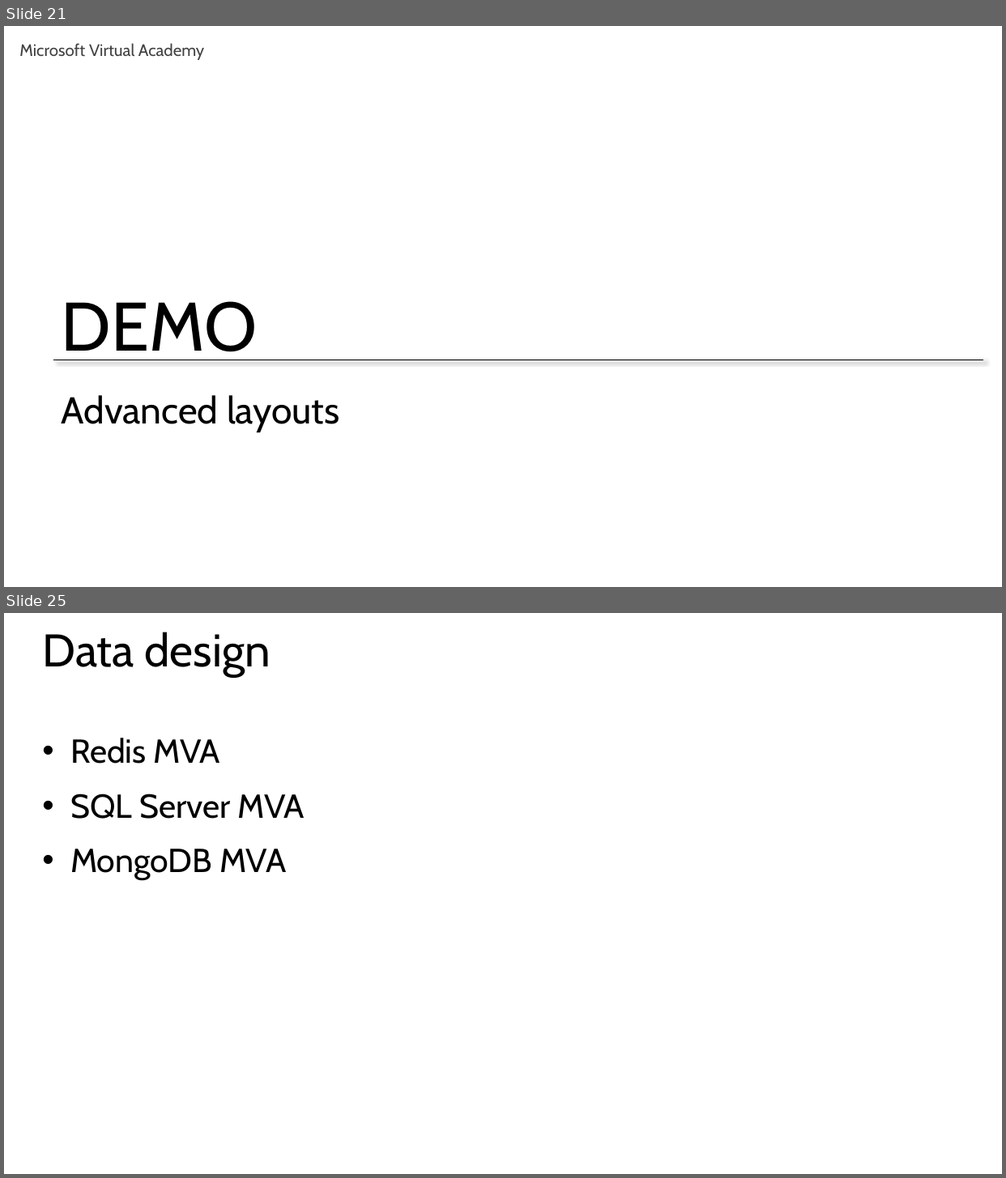
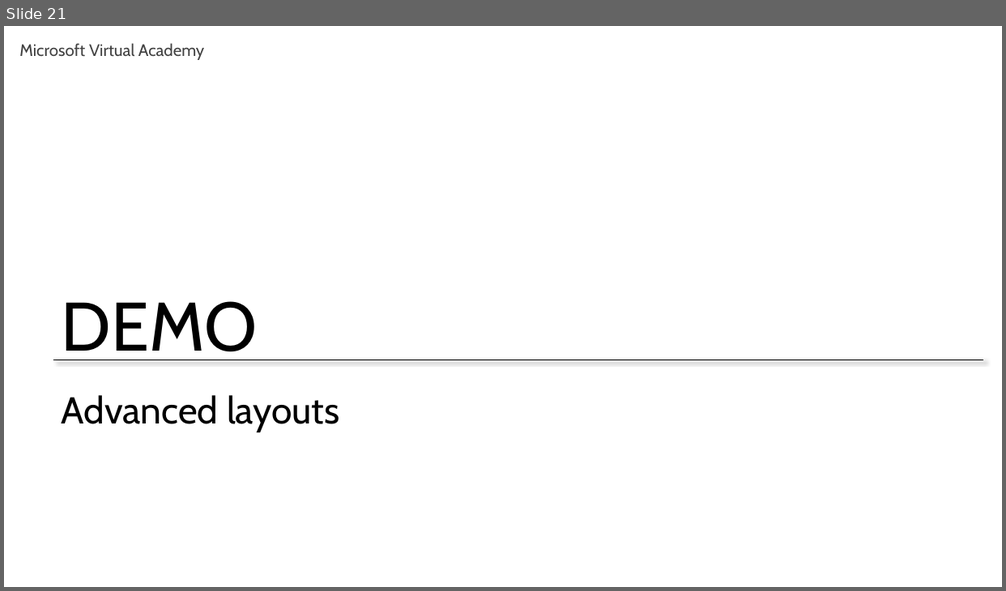
Before and after one commit to mkscala/AdvancedFlask, a slide deck: Slides/Module 5 - Jinja Layouts.pptx. Shown one above the other, each under a label of ours: slides 21 and 25 before the commit, slide 21 after it; the slides between them are not shown. The pictures are 1006x1178 and 1006x591 pixels, drawn with LibreOffice and Linux fonts; fonts in the diff are those of the drawing. Boxes give left, top, right and bottom in pixels: in the first picture for what was removed or moved away, otherwise in the second. Text is boxed around its words. In the diff, an @@ line names an element or a change of style, - is before the commit and + after.

```diff
--- a/Slides/Module 5 - Jinja Layouts.pptx
+++ b/Slides/Module 5 - Jinja Layouts.pptx
@@ slide 25 removed at (x1=4, y1=613, x2=1002, y2=1174), background #FFFFFF @@
@@ title removed at (x1=43, y1=632, x2=270, y2=677) @@
-Data design
@@ text removed at (x1=70, y1=738, x2=305, y2=880) @@
-• Redis MVA
-• SQL Server MVA
-• MongoDB MVA
```
Also in this commit, not shown: 4 other slides removed, 1 other file.
